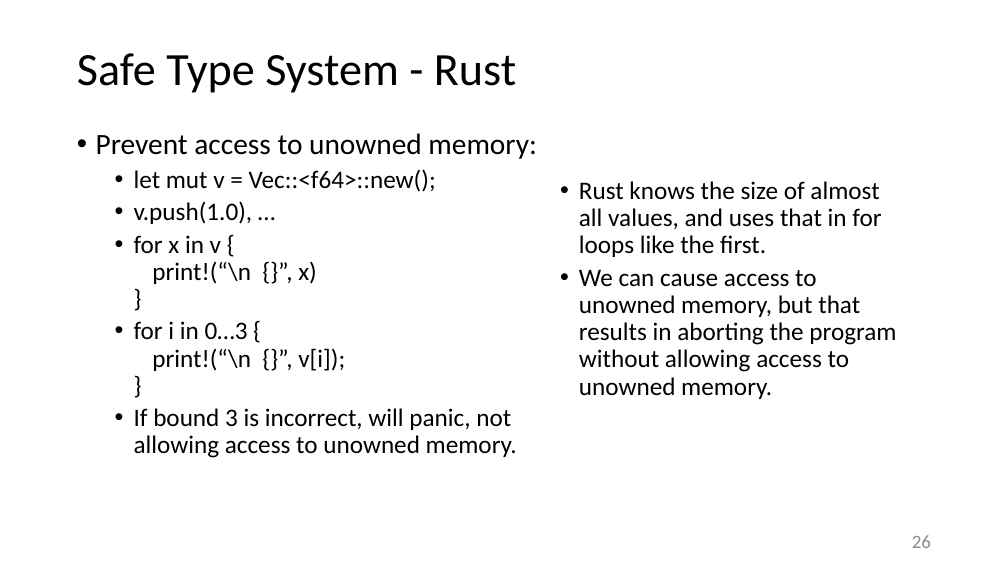
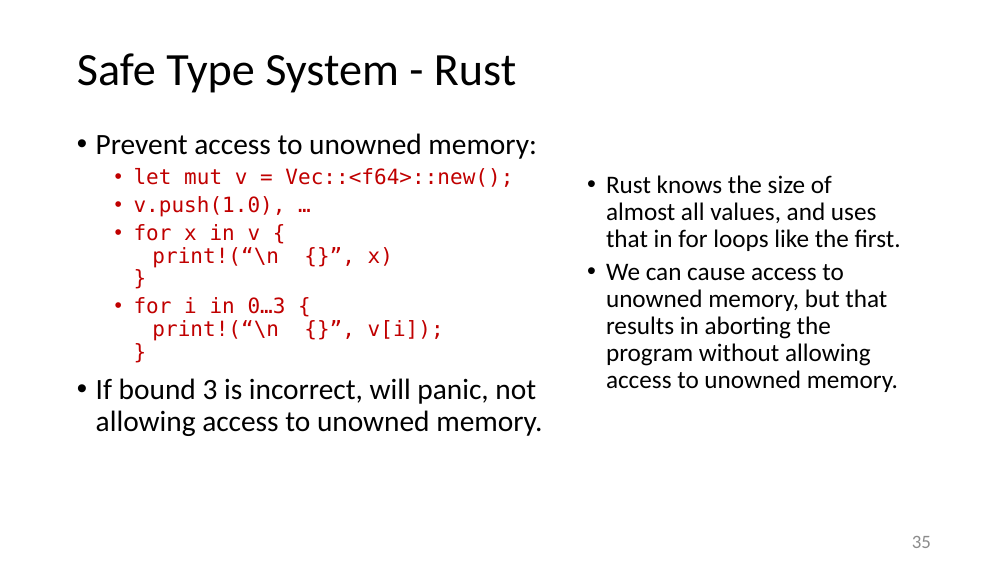
Before and after one commit to JimFawcett/JimFawcett.github.io, a slide deck: slide 35 of Resources/RustModels.pptx (slide 26 before the commit). Drawn at 1008x567 pixels with LibreOffice and Linux fonts; fonts in the diff are those of the drawing. Boxes give left, top, right and bottom in pixels: in the first picture for what was removed or moved away, otherwise in the second. Text is boxed around its words. In the diff, an @@ line names an element or a change of style, - is before the commit and + after.

```diff
--- a/Resources/RustModels.pptx
+++ b/Resources/RustModels.pptx
@@ text at (96, 168, 542, 436): size 24 to 20 pt, font Calibri to DejaVu Sans Mono, text colour #000000 to #C00000 in "let mut v = Vec::<f64>::new();", "v.push(1.0), …", "for x in v { print!(“\n {}”, ...", "for i in 0…3 { print!(“\n {}”, ..."; size 24 to 28 pt in "If bound 3 is incorrect, will panic, ..."; list level 2 to 1 in "If bound 3 is incorrect, ..." @@
@@ text "Rust knows the size of ..." rewrapped from (579, 181, 896, 399) to (606, 175, 901, 392) @@
@@ page number at (912, 536, 931, 548): text changed @@
-26
+35
```
Also in this commit, not shown: 19 other slides changed, 7 slides added.
